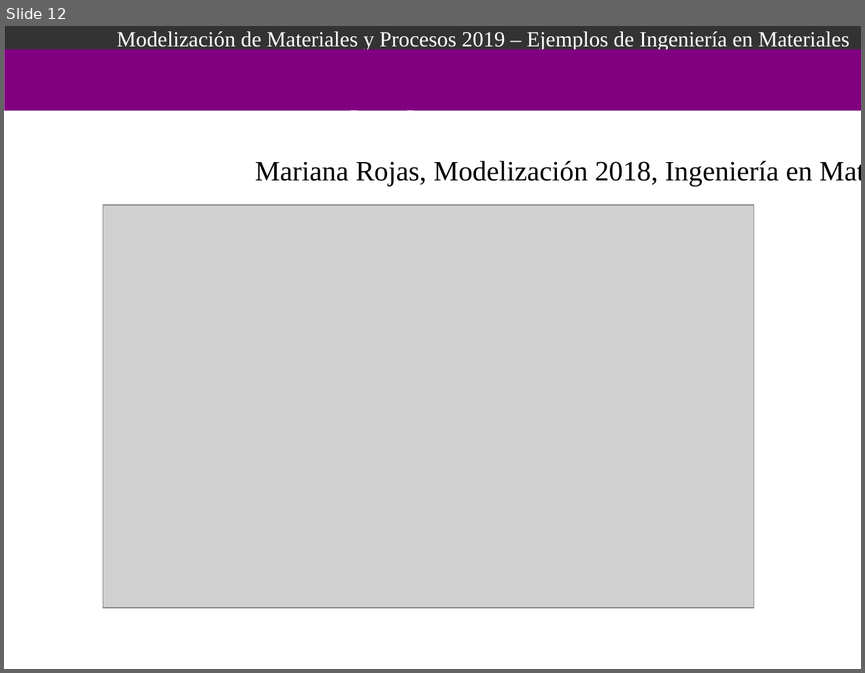
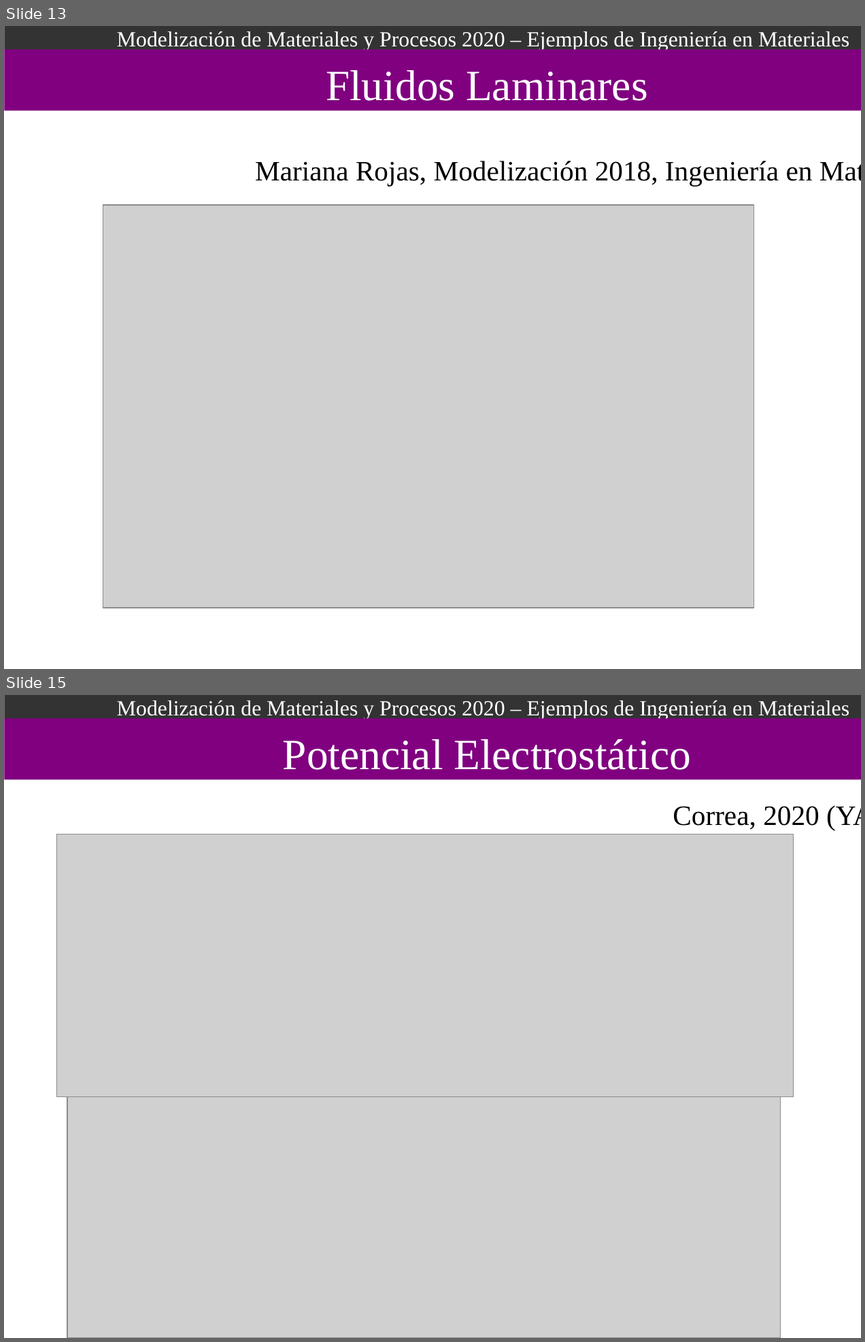
Before and after one commit to Modelizacion-de-Materiales/ModelizacionApuntesPresentaciones, a slide deck: 006-EjemplosIngenieria/Ejemplos_De_Ingenieria.odp. Shown one above the other, each under a label of ours: slide 12 before the commit, slides 13 and 15 after it; the slides between them are not shown. The pictures are 865x673 and 865x1342 pixels, drawn with LibreOffice and Linux fonts; fonts in the diff are those of the drawing; grey boxes stand for pictures. Boxes give left, top, right and bottom in pixels: in the first picture for what was removed or moved away, otherwise in the second. Text is boxed around its words. In the diff, an @@ line names an element or a change of style, - is before the commit and + after.

Commit message:
ejemplos de ingenieria nuevos

```diff
--- a/006-EjemplosIngenieria/Ejemplos_De_Ingenieria.odp
+++ b/006-EjemplosIngenieria/Ejemplos_De_Ingenieria.odp
@@ slide 15 added at box(4, 695, 861, 1338), background #FFFFFF; not listed: 2 template elements that a slide beside it also shows @@
@@ text added at box(283, 739, 691, 770), 40 pt, text #FFFFFF @@
+Potencial Electrostático
@@ text added at box(672, 806, 819, 830), 26 pt, text #000000 @@
+Correa, 2020 (YA2020)
@@ picture added at box(57, 834, 794, 1096) @@
@@ picture added at box(67, 1069, 781, 1338) @@
@@ what was slide 12 is now slide 13 @@
@@ slide 13 changed as well @@
@@ text in rectangle at box(117, 31, 849, 50): text changed @@
-Modelización de Materiales y Procesos 2019 – Ejemplos de Ingeniería en Materiales
+Modelización de Materiales y Procesos 2020 – Ejemplos de Ingeniería en Materiales
@@ text "Fluidos Laminares" rewrapped from box(326, 107, 648, 111) to box(326, 70, 648, 101) @@
```
Also in this commit, not shown: 11 other slides changed, 2 other slides added, 1 slide removed, 2 other files.
